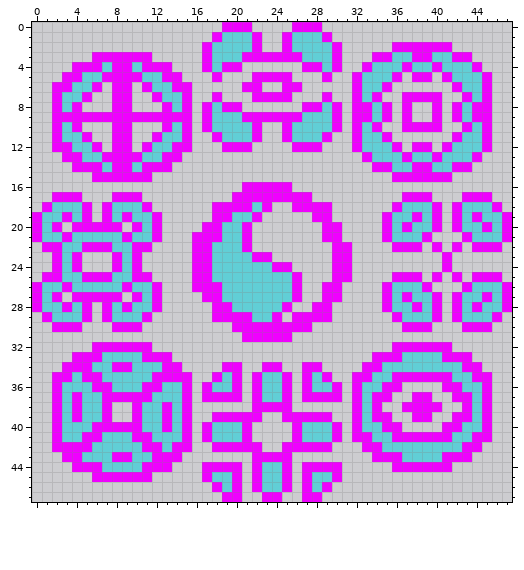
Pixel-art sprite: art/maincircle1b.png. Above: the version before the commit.
The file is 48x48 pixels.
And afterwards:
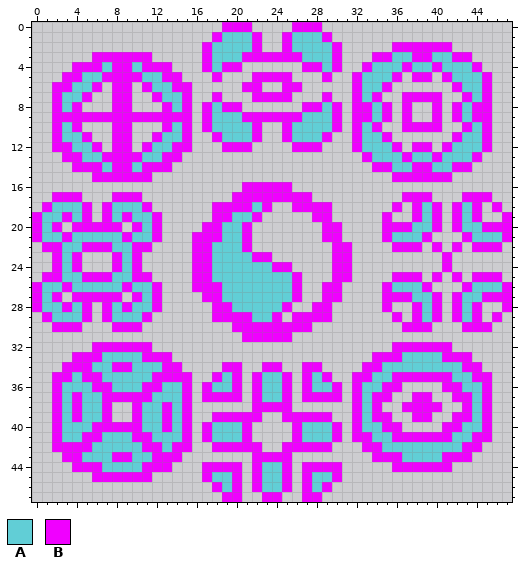
Palette (. is transparent): A #61ced6  B #f000ff
Change:
Changed rows in their new state; - is an unchanged pixel.
first column x 36:
18 -.B-----B.-
19 ..-------..
20 B---------B
first column x 36:
27 B---------B
28 ..-------..
29 -.B-----B.-
Pixel boxes of the changes (left, top, right, bottom) in both pictures:
changed: (392, 202, 422, 232)
changed: (472, 202, 502, 232)
changed: (392, 292, 422, 322)
changed: (472, 292, 502, 322)
